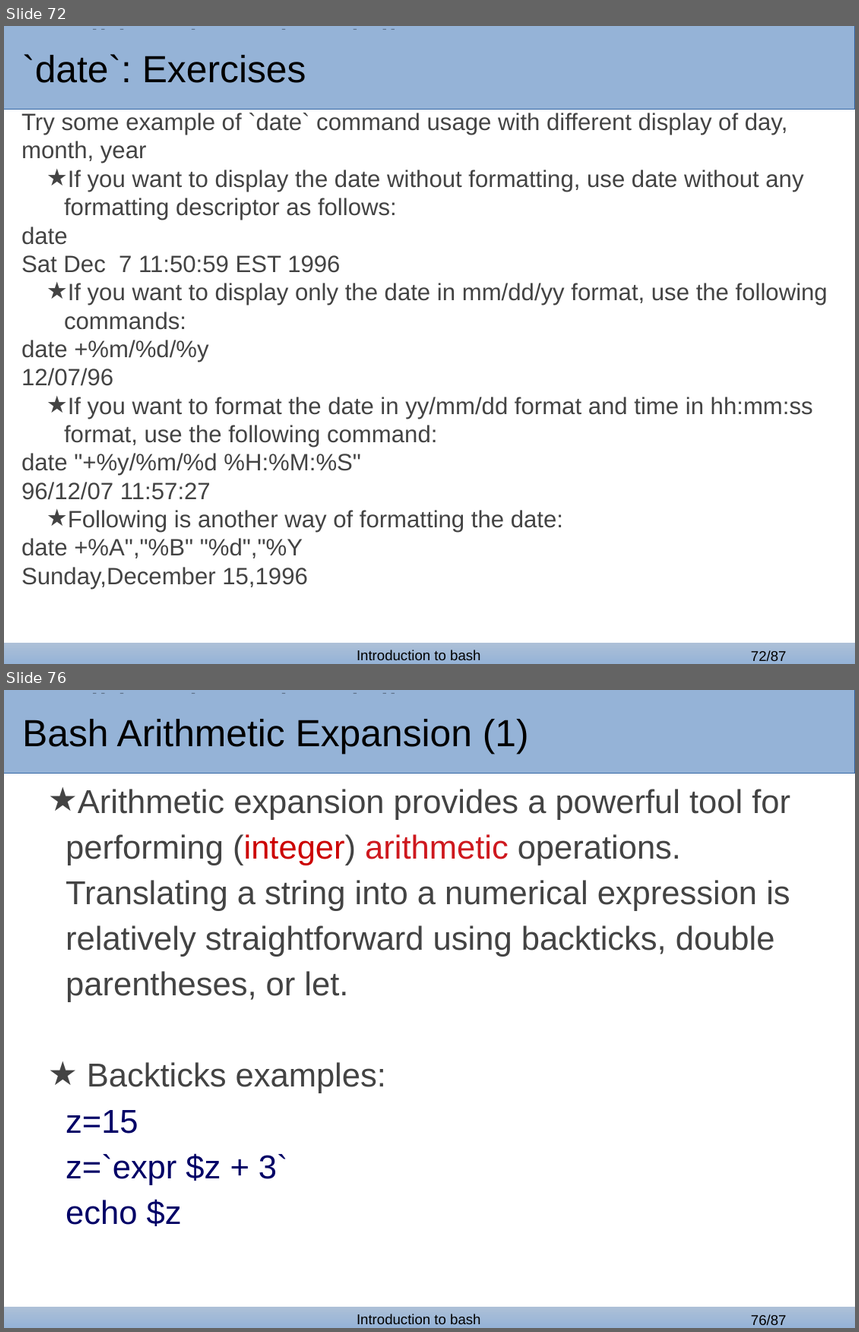
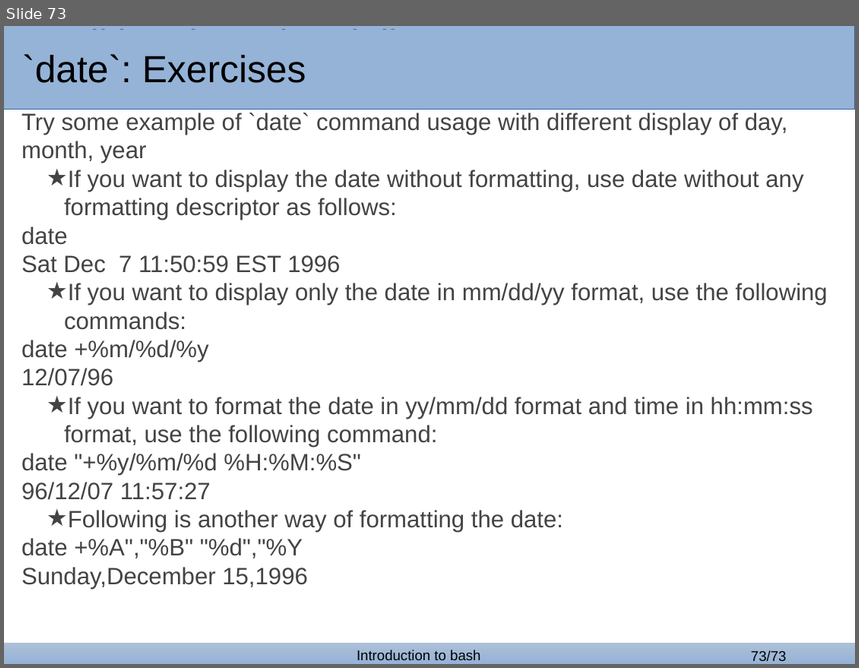
Before and after one commit to GozDavid/bash_lectures, a slide deck: bash_1.odp. Shown one above the other, each under a label of ours: slides 72 and 76 before the commit, slide 73 after it; the slides between them are not shown. The pictures are 859x1332 and 859x668 pixels, drawn with LibreOffice and Linux fonts; fonts in the diff are those of the drawing; background and template pictures are left out. Boxes give left, top, right and bottom in pixels: in the first picture for what was removed or moved away, otherwise in the second. Text is boxed around its words. In the diff, an @@ line names an element or a change of style, - is before the commit and + after.

```diff
--- a/bash_1.odp
+++ b/bash_1.odp
@@ slide 76 removed at box(4, 690, 855, 1328), background #FFFFFF; not listed: 4 template elements that a slide beside it also shows @@
@@ rectangle removed at box(4, 693, 703, 770) @@
-Bash Arithmetic Expansion (1)
@@ title removed at box(22, 693, 469, 728) @@
-Traditional service delivery
@@ text removed at box(66, 789, 791, 1227) @@
-★ Arithmetic expansion provides a powerful tool for performing (integer) arithmetic operations. Translating a string into a numerical expression is relatively straightforward using backticks, double parentheses, or let.
-★ Backticks examples:
-z=15
-z=`expr $z + 3`
-echo $z
@@ what was slide 72 is now slide 73 @@
@@ page number at box(751, 651, 787, 661): text changed @@
-72/87
+73/73
```
Also in this commit, not shown: 4 slides changed, 1 slide added, 14 other slides removed, 1 other file.
